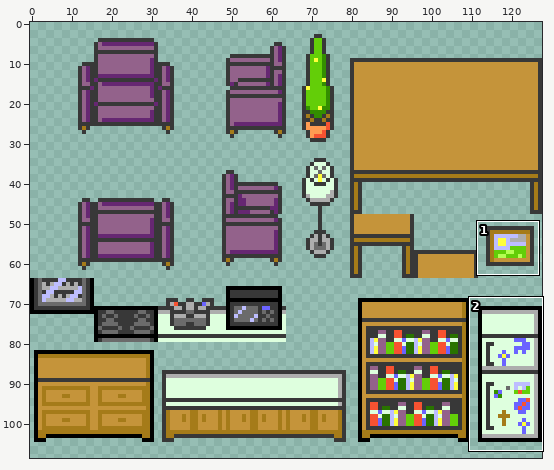
File history of a sprite sheet, Assets/Graphics/Tilesets/Indoor/Furniture.png. The picture above shows the old version from afar; the outline marks the close-up.
Close-up. Before the edit:
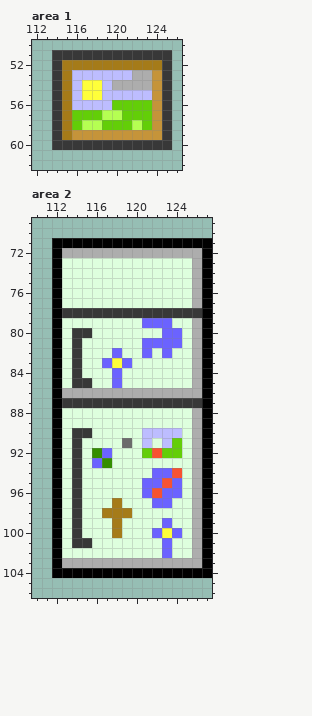
The file is 128x112 pixels. Shown: area 1: x 112..126, y 50..62; area 2: x 110..127, y 69..106. The wide view leaves out empty margins. The commit also changed other parts of the picture, which this record leaves out.
After:
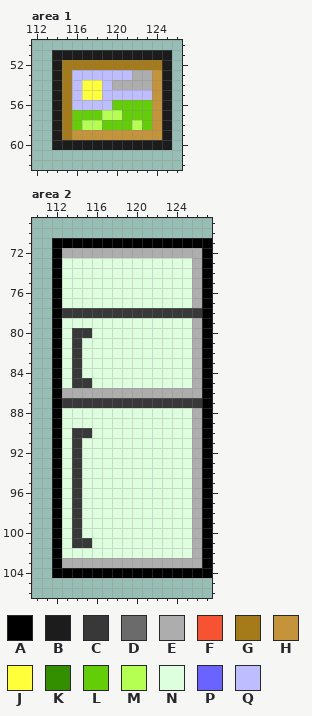
Palette (. is transparent): A #000000  B #1c1c1c  C #383838  D #6b6b6b  E #adadad  F #f75231  G #a57b19  H #c5943a  J #ffff3a  K #338e00  L #63ce08  M #b5ff52  N #deffde  P #6b63ff  Q #bdbdff
Difference:
Area 1:
y 51: x 114..125 CCCCCCCCCCCC -> BBBBBBBBBBBB
y 52..59: x 114 C -> B; x 125 C -> B
y 60: x 114..125 CCCCCCCCCCCC -> BBBBBBBBBBBB
Area 2:
y 79: x 121..123 PPP -> NNN
y 80: x 123..124 PP -> NN
y 81: x 121..124 PPPP -> NNNN
y 82: x 118 P -> N; x 121 P -> N; x 123 P -> N
y 83: x 117..119 PJP -> NNN
y 84..85: x 118 P -> N
y 90: x 121..124 QQQQ -> NNNN
y 91: x 119 D -> N; x 121 Q -> N; x 123..124 QL -> NN
y 92: x 116..117 KP -> NN; x 121..124 LFLL -> NNNN
y 93: x 116..117 PK -> NN
y 94: x 122..124 PPF -> NNN
y 95: x 121..124 PPFP -> NNNN
y 96: x 121..124 PFPP -> NNNN
y 97: x 118 G -> N; x 122..123 PP -> NN
y 98: x 117..119 GGG -> NNN
y 99: x 118 G -> N; x 123 P -> N
y 100: x 118 G -> N; x 122..124 PJP -> NNN
y 101..102: x 123 P -> N
Pixel boxes of the changes (left, top, right, bottom) in both close-ups:
changed: (52, 50, 172, 150)
changed: (102, 318, 182, 388)
changed: (92, 428, 182, 558)
